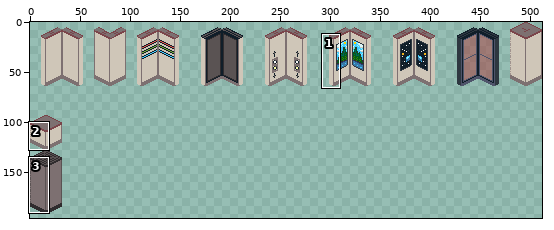
Edited in one commit: sprite sheet (res/walls.png). Above: a wide view before the commit, with the close-up outlined.
Close-up. The starting point:
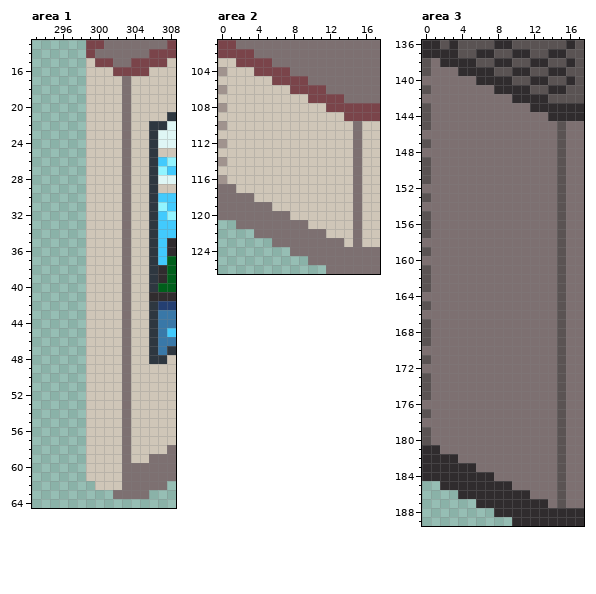
The file is 512x512 pixels. Shown: area 1: x 293..308, y 13..64; area 2: x 0..17, y 101..126; area 3: x 0..17, y 136..189. The wide view leaves out empty margins. The commit also changed other parts of the picture, which this record leaves out.
The result:
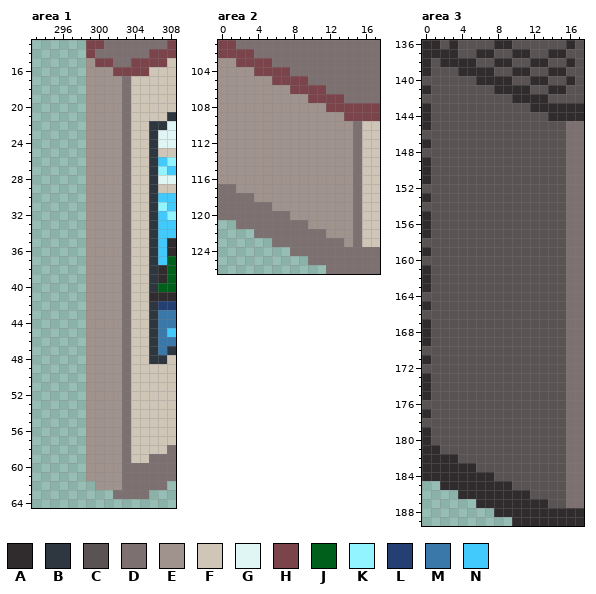
Palette (. is transparent): A #302c2e  B #2e3740  C #5a5353  D #7d7071  E #a0938e  F #cfc6b8  G #dff6f5  H #7a444a  J #005f1b  K #92f4ff  L #243f72  M #3978a8  N #42cafd
Changes in this commit:
Changed rows in their new state; - is an unchanged pixel.
Area 1:
first column x 299:
15 E---
16 EEE-
17 EEEE
18 EEEE
19 EEEE
20 EEEE
21 EEEE
22 EEEE
23 EEEE
24 EEEE
25 EEEE
26 EEEE
27 EEEE
28 EEEE
29 EEEE
30 EEEE
31 EEEE
32 EEEE
33 EEEE
34 EEEE
35 EEEE
36 EEEE
37 EEEE
38 EEEE
39 EEEE
40 EEEE
41 EEEE
42 EEEE
43 EEEE
44 EEEE
45 EEEE
46 EEEE
47 EEEE
48 EEEE
49 EEEE
50 EEEE
51 EEEE
52 EEEE
53 EEEE
54 EEEE
55 EEEE
56 EEEE
57 EEEE
58 EEEE
59 EEEE
60 EEEE
61 EEEE
62 -EEE
Area 2:
first column x 0:
103 EE-------------
104 -EEE-----------
105 EEEEEE---------
106 -EEEEEEE-------
107 EEEEEEEEEE-----
108 -EEEEEEEEEEE---
109 EEEEEEEEEEEEEE-
110 -EEEEEEEEEEEEEE
111 EEEEEEEEEEEEEEE
112 -EEEEEEEEEEEEEE
113 EEEEEEEEEEEEEEE
114 -EEEEEEEEEEEEEE
115 EEEEEEEEEEEEEEE
116 -EEEEEEEEEEEEEE
117 --EEEEEEEEEEEEE
118 ----EEEEEEEEEEE
119 ------EEEEEEEEE
120 --------EEEEEEE
121 ----------EEEEE
122 ------------EEE
123 --------------E
Area 3:
first column x 0:
138 AC-------------
139 ACCC-----------
140 CCCCCC---------
141 ACCCCCCC-------
142 CCCCCCCCCC-----
143 ACCCCCCCCCCC---
144 ACCCCCCCCCCCCC-
145 ACCCCCCCCCCCCCC
146 CCCCCCCCCCCCCCC
147 ACCCCCCCCCCCCCC
148 CCCCCCCCCCCCCCC
149 ACCCCCCCCCCCCCC
150 ACCCCCCCCCCCCCC
151 ACCCCCCCCCCCCCC
152 CCCCCCCCCCCCCCC
153 ACCCCCCCCCCCCCC
154 CCCCCCCCCCCCCCC
155 ACCCCCCCCCCCCCC
156 ACCCCCCCCCCCCCC
157 ACCCCCCCCCCCCCC
158 CCCCCCCCCCCCCCC
159 ACCCCCCCCCCCCCC
160 CCCCCCCCCCCCCCC
161 ACCCCCCCCCCCCCC
162 ACCCCCCCCCCCCCC
163 ACCCCCCCCCCCCCC
164 CCCCCCCCCCCCCCC
165 ACCCCCCCCCCCCCC
166 CCCCCCCCCCCCCCC
167 ACCCCCCCCCCCCCC
168 ACCCCCCCCCCCCCC
169 ACCCCCCCCCCCCCC
170 CCCCCCCCCCCCCCC
171 ACCCCCCCCCCCCCC
172 CCCCCCCCCCCCCCC
173 ACCCCCCCCCCCCCC
174 ACCCCCCCCCCCCCC
175 ACCCCCCCCCCCCCC
176 CCCCCCCCCCCCCCC
177 ACCCCCCCCCCCCCC
178 CCCCCCCCCCCCCCC
179 ACCCCCCCCCCCCCC
180 ACCCCCCCCCCCCCC
181 --CCCCCCCCCCCCC
182 ----CCCCCCCCCCC
183 ------CCCCCCCCC
184 --------CCCCCCC
185 ----------CCCCC
186 ------------CCC
187 --------------C
